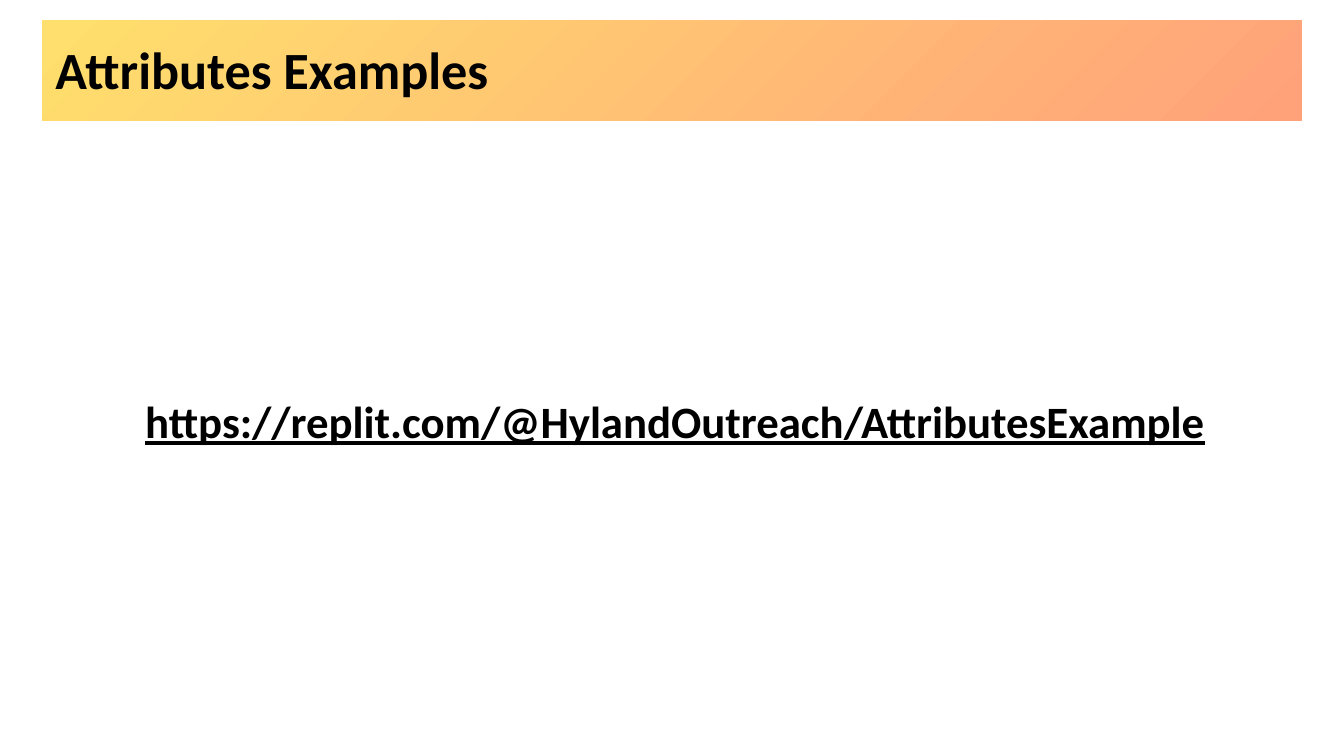
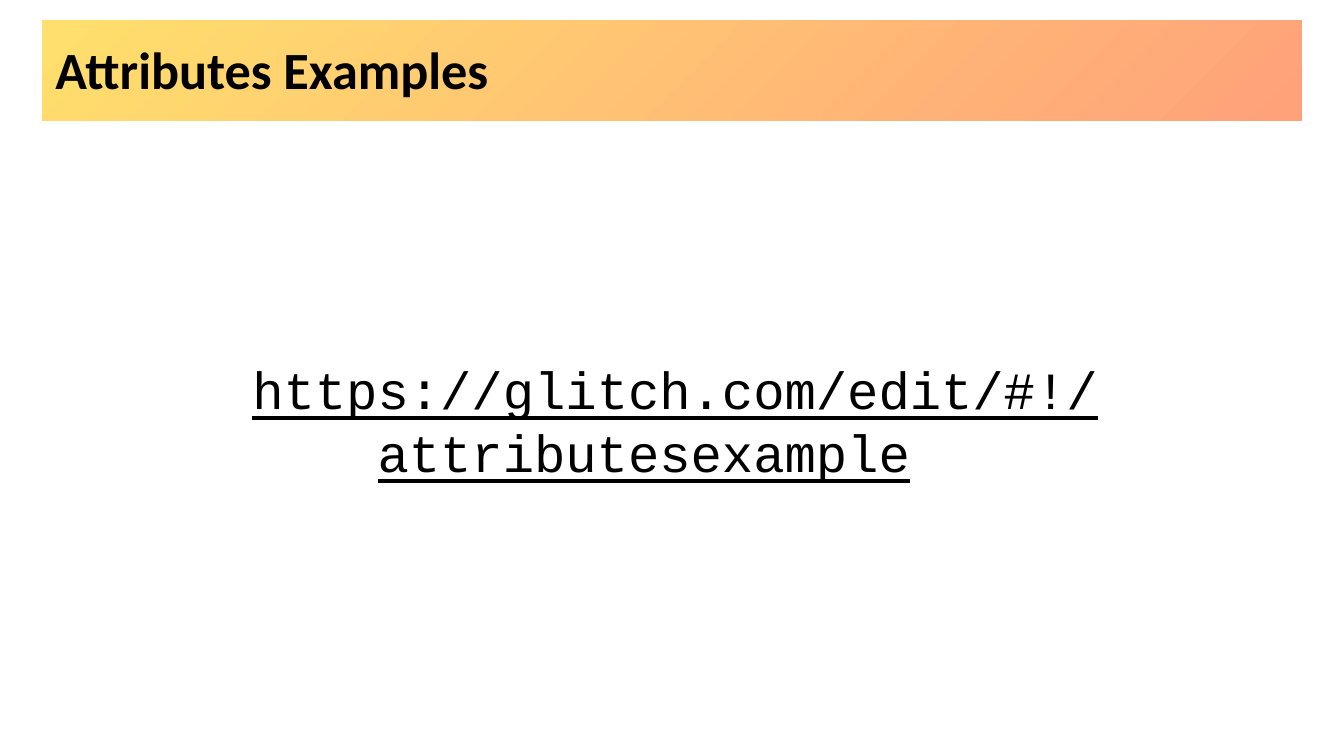
Before and after one commit to hytechclub/web-101, a slide deck: slide 7 of Week03/MoreHtmlElements.pptx. Drawn at 1344x756 pixels with LibreOffice and Linux fonts; fonts in the diff are those of the drawing; background and template pictures are left out. Boxes give left, top, right and bottom in pixels: in the first picture for what was removed or moved away, otherwise in the second. Text is boxed around its words. In the diff, an @@ line names an element or a change of style, - is before the commit and + after.

Commit message:
changed replit links to glitch

```diff
--- a/Week03/MoreHtmlElements.pptx
+++ b/Week03/MoreHtmlElements.pptx
@@ text at box(252, 371, 1097, 483): text changed; size 24 to 28 pt; font Calibri to Courier New; bold off @@
-https://replit.com/@HylandOutreach/AttributesExample
+https://glitch.com/edit/#!/attributesexample
```
Also in this commit, not shown: 2 other slides changed, 16 other files.
